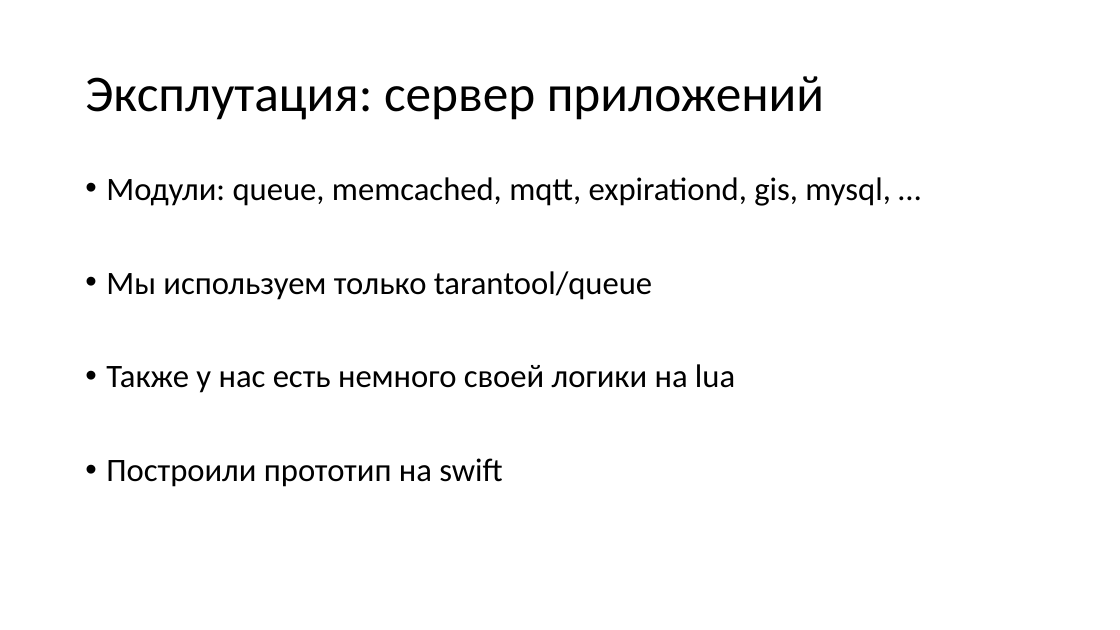
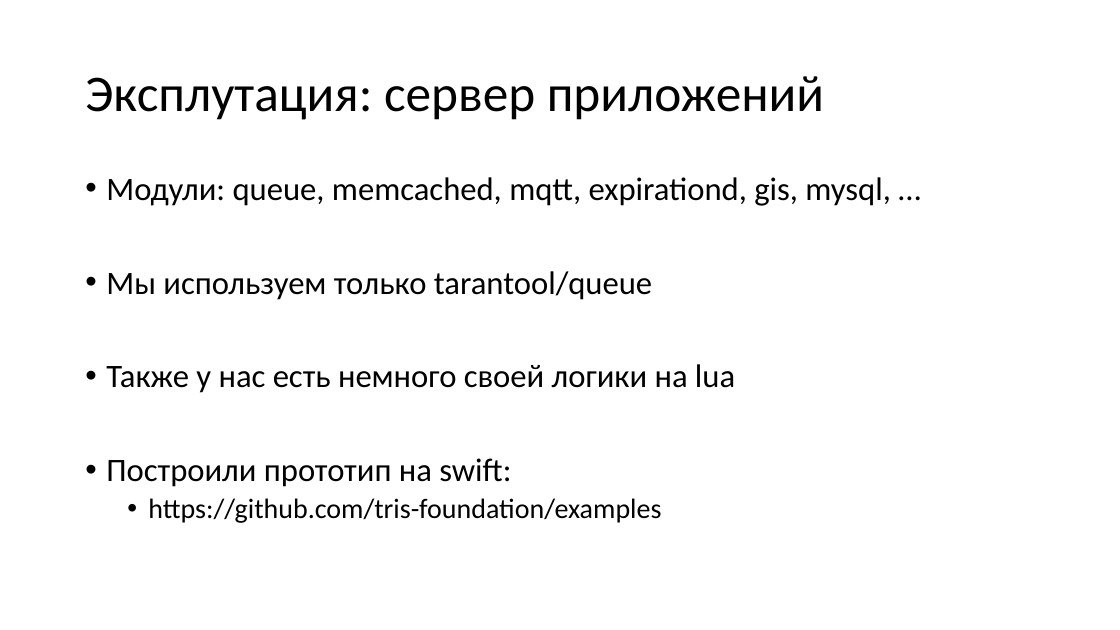
Before and after one commit to aensidhe/presentations, a slide deck: slide 26 of 2017/11/net core and linux in production.pptx. Drawn at 1120x630 pixels with LibreOffice and Linux fonts; fonts in the diff are those of the drawing. Boxes give left, top, right and bottom in pixels: in the first picture for what was removed or moved away, otherwise in the second. Text is boxed around its words. In the diff, an @@ line names an element or a change of style, - is before the commit and + after.

```diff
--- a/2017/11/net core and linux in production.pptx
+++ b/2017/11/net core and linux in production.pptx
@@ text at (x1=106, y1=458, x2=661, y2=523): text changed; size 28 to 24 pt @@
-• Построили прототип на swift
+• Построили прототип на swift:
+  • https://github.com/tris-foundation/examples
```
Also in this commit, not shown: 2 other slides changed, 1 slide added.
